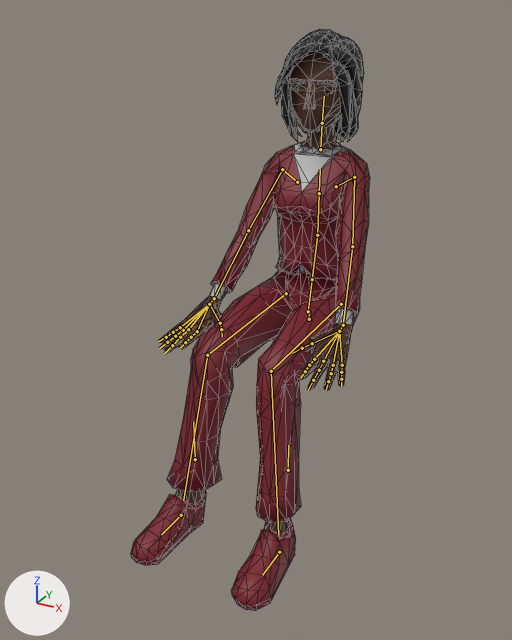
A saved change to the glTF model js/models/avatars/club-crowd-f7.glb.
Both versions are drawn from a 50 mm lens placed at (0.866, -1.871, 1.426), pointed at (-0.023, -0.254, 0.618). Arrows for +X, +Y and +Z are at lower left; the lights stay in place. The first picture is the older version. Both versions are drawn at frame 287 of the action 'Seated_Low_Loop'; the numbers are the values there. The bones that change, and the others that lie on the model, are drawn over the model as lines. Mesh edges are drawn as thin lines.

Objects in the first picture: 'Suit_Body'.
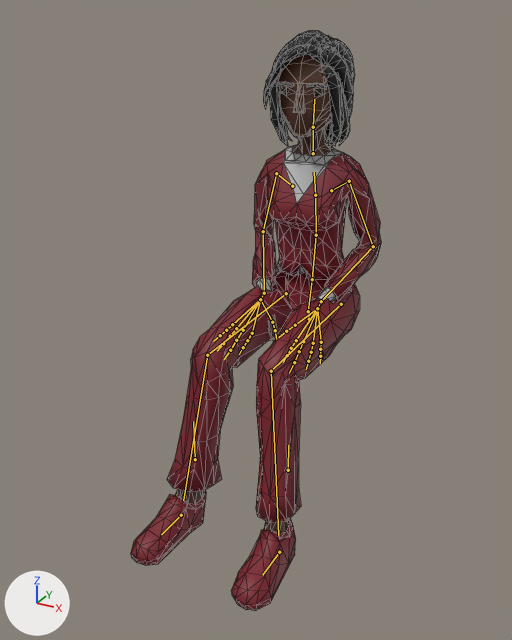
Location of each change, [x1, y1, x2, y2] in pixels of the pictures (512 x 640 px):
```json
{"object": "Suit_Body", "change": "posed", "before": [131, 29, 370, 611], "after": [131, 31, 381, 611]}
{"bone": "Abdomen", "before": "(312, 279) to (317, 235)", "after": "(312, 279) to (316, 235)"}
{"bone": "Torso", "before": "(317, 235) to (319, 193)", "after": "(316, 235) to (315, 195)"}
{"bone": "Chest", "before": "(319, 193) to (320, 169)", "after": "(315, 195) to (314, 172)"}
{"bone": "Neck", "before": "(320, 149) to (322, 123)", "after": "(313, 153) to (313, 127)"}
{"bone": "Head", "before": "(322, 123) to (324, 96)", "after": "(313, 127) to (314, 99)"}
{"bone": "UpperArm.L", "before": "(354, 177) to (352, 246)", "after": "(349, 181) to (373, 246)"}
{"bone": "LowerArm.L", "before": "(352, 246) to (343, 325)", "after": "(373, 246) to (321, 301)"}
{"bone": "Wrist.L", "before": "(343, 325) to (339, 331)", "after": "(321, 301) to (317, 308)"}
{"bone": "UpperArm.R", "before": "(282, 169) to (248, 230)", "after": "(276, 173) to (263, 231)"}
{"bone": "LowerArm.R", "before": "(248, 230) to (214, 298)", "after": "(263, 231) to (264, 293)"}
{"bone": "Wrist.R", "before": "(214, 298) to (209, 304)", "after": "(264, 293) to (260, 299)"}
```

Edits to the scene script, one JSON object a line:
```json
{"block": "bone_abdomen", "where": "bone_abdomen = bpy.data.objects['CharacterArmature'].pose.bones['Abdomen']  # child of 'Hips'"}
{"op": "set", "path": "bone_abdomen.rotation_quaternion", "old": "(1.0, 0.003, 0.001, 0.001)", "new": "(0.999, 0.036, 0.001, 0.001)", "note": "degrees (0, 0, 0) -> degrees (4, 0, 0)"}
{"block": "bone_torso", "where": "bone_torso = bpy.data.objects['CharacterArmature'].pose.bones['Torso']  # child of 'Abdomen'"}
{"op": "set", "path": "bone_torso.rotation_quaternion", "old": "(1.0, 0.003, 0.002, 0.001)", "new": "(0.999, 0.042, 0.001, 0.0)", "note": "degrees (0, 0, 0) -> degrees (5, 0, 0)"}
{"block": "bone_chest", "where": "bone_chest = bpy.data.objects['CharacterArmature'].pose.bones['Chest']  # child of 'Torso'"}
{"op": "set", "path": "bone_chest.rotation_quaternion", "old": "(1.0, 0.003, 0.002, 0.001)", "new": "(0.999, 0.042, 0.001, 0.0)", "note": "degrees (0, 0, 0) -> degrees (5, 0, 0)"}
{"block": "bone_neck", "where": "bone_neck = bpy.data.objects['CharacterArmature'].pose.bones['Neck']  # child of 'Chest'"}
{"op": "set", "path": "bone_neck.rotation_quaternion", "old": "(1.0, -0.004, 0.013, -0.003)", "new": "(0.999, -0.048, 0.013, -0.003)", "note": "degrees (0, 1, 0) -> degrees (-6, 1, 0)"}
{"block": "bone_head", "where": "bone_head = bpy.data.objects['CharacterArmature'].pose.bones['Head']  # child of 'Neck'"}
{"op": "set", "path": "bone_head.rotation_quaternion", "old": "(1.0, -0.007, 0.02, -0.005)", "new": "(0.997, -0.073, 0.018, -0.002)", "note": "degrees (-1, 2, -1) -> degrees (-8, 2, 0)"}
{"block": "bone_upperarm_l", "where": "bone_upperarm_l = bpy.data.objects['CharacterArmature'].pose.bones['UpperArm.L']  # child of 'Shoulder.L'"}
{"op": "set", "path": "bone_upperarm_l.rotation_quaternion", "old": "(0.782, -0.507, 0.015, -0.361)", "new": "(0.809, -0.579, -0.073, 0.076)", "note": "degrees (-59, -20, -38) -> degrees (-71, -2, 12)"}
{"block": "bone_lowerarm_l", "where": "bone_lowerarm_l = bpy.data.objects['CharacterArmature'].pose.bones['LowerArm.L']  # child of 'UpperArm.L'"}
{"op": "set", "path": "bone_lowerarm_l.rotation_quaternion", "old": "(0.996, -0.018, 0.076, 0.04)", "new": "(0.675, -0.12, 0.476, -0.551)", "note": "degrees (-2, 9, 4) -> degrees (-53, 31, -94)"}
{"block": "bone_wrist_l", "where": "bone_wrist_l = bpy.data.objects['CharacterArmature'].pose.bones['Wrist.L']  # child of 'LowerArm.L'"}
{"op": "set", "path": "bone_wrist_l.rotation_quaternion", "old": "(0.919, 0.216, 0.206, -0.257)", "new": "(0.952, 0.141, 0.243, 0.121)", "note": "degrees (19, 29, -26) -> degrees (21, 25, 19)"}
{"block": "bone_upperarm_r", "where": "bone_upperarm_r = bpy.data.objects['CharacterArmature'].pose.bones['UpperArm.R']  # child of 'Shoulder.R'"}
{"op": "set", "path": "bone_upperarm_r.rotation_quaternion", "old": "(0.782, -0.504, -0.01, 0.366)", "new": "(0.804, -0.586, 0.08, -0.06)", "note": "degrees (-58, 21, 39) -> degrees (-73, 3, -11)"}
{"block": "bone_lowerarm_r", "where": "bone_lowerarm_r = bpy.data.objects['CharacterArmature'].pose.bones['LowerArm.R']  # child of 'UpperArm.R'"}
{"op": "set", "path": "bone_lowerarm_r.rotation_quaternion", "old": "(-0.996, 0.017, 0.075, 0.04)", "new": "(-0.69, 0.112, 0.475, -0.535)", "note": "degrees (-2, -9, -4) -> degrees (-52, -32, 92)"}
{"block": "bone_wrist_r", "where": "bone_wrist_r = bpy.data.objects['CharacterArmature'].pose.bones['Wrist.R']  # child of 'LowerArm.R'"}
{"op": "set", "path": "bone_wrist_r.rotation_quaternion", "old": "(0.922, 0.21, -0.205, 0.253)", "new": "(0.953, 0.136, -0.245, -0.115)", "note": "degrees (19, -29, 26) -> degrees (20, -26, -19)"}
```
